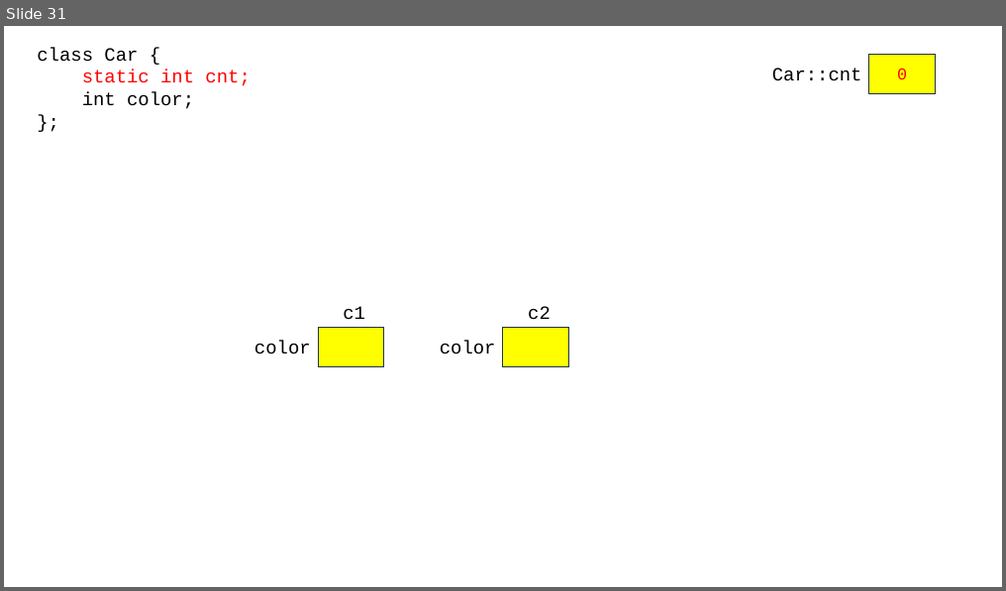
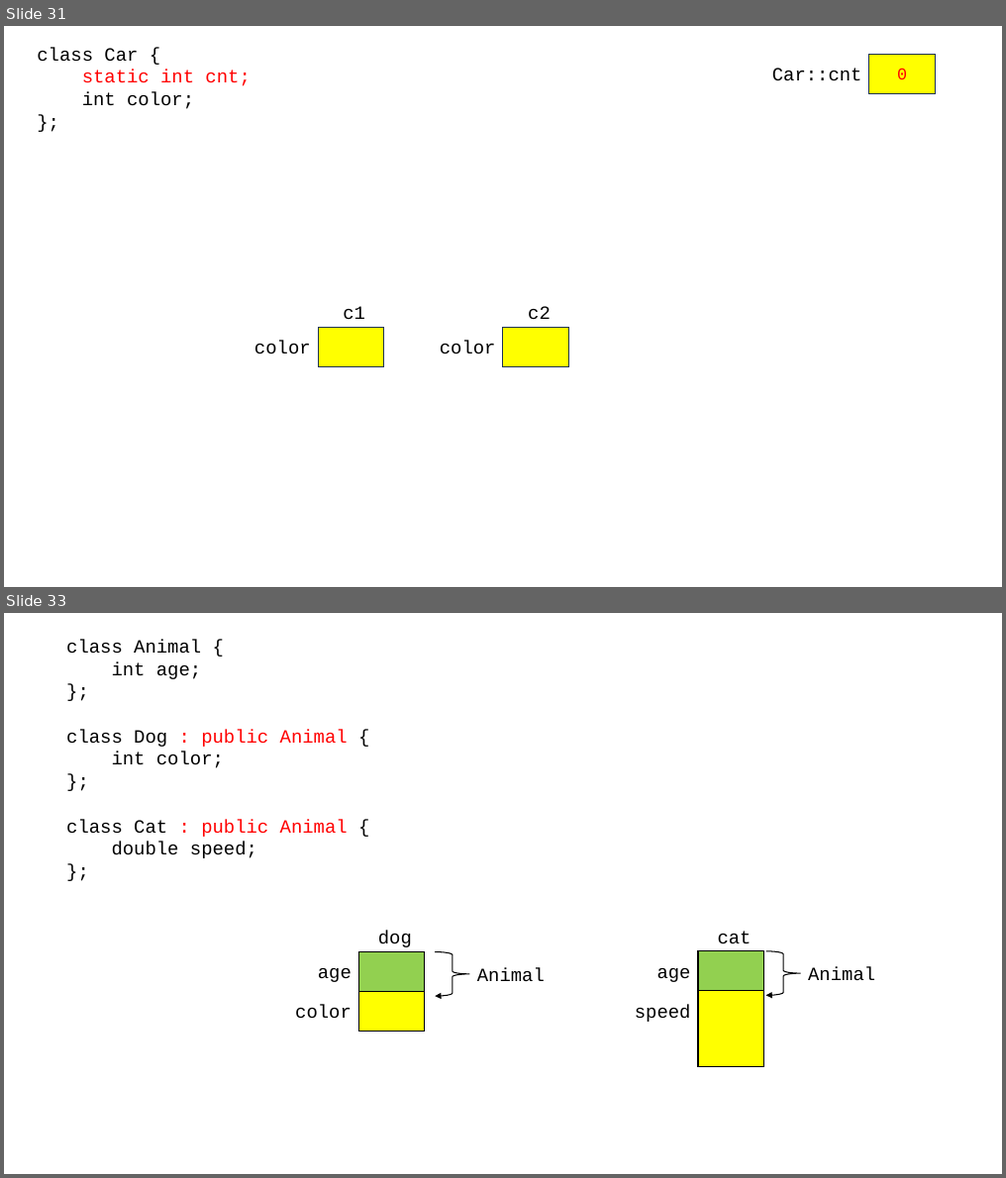
Before and after one commit to rlaxodnd98/SWIP77, a slide deck: cpp_230824.pptx. Shown one above the other, each under a label of ours: slide 31 before the commit, slides 31 and 33 after it; the slides between them are not shown. The pictures are 1006x591 and 1006x1178 pixels, drawn with LibreOffice and Linux fonts; fonts in the diff are those of the drawing. Boxes give left, top, right and bottom in pixels: in the first picture for what was removed or moved away, otherwise in the second. Text is boxed around its words. In the diff, an @@ line names an element or a change of style, - is before the commit and + after.

```diff
--- a/cpp_230824.pptx
+++ b/cpp_230824.pptx
@@ slide 33 added at box(4, 613, 1002, 1174), background #FFFFFF @@
@@ text added at box(66, 640, 348, 859), 18 pt, text #000000 @@
+class Animal {
+int age;
+};
+class Dog : public Animal {
+int color;
+};
+class Cat : public Animal {
+double speed;
+};
@@ text added at box(378, 931, 412, 948), 18 pt, text #000000 @@
+dog
@@ text added at box(718, 931, 751, 945), 18 pt, text #000000 @@
+cat
@@ text added at box(318, 968, 351, 982), 18 pt, text #000000 @@
+age
@@ rectangle added at box(358, 953, 425, 992), fill #92D050, outline #000000 1 pt @@
@@ left brace added at box(436, 953, 469, 996), outline #000000 1 pt @@
@@ text added at box(477, 967, 545, 981), 18 pt, text #000000 @@
+Animal
@@ text added at box(657, 968, 691, 982), 18 pt, text #000000 @@
+age
@@ rectangle added at box(698, 952, 764, 991), fill #92D050, outline #000000 1 pt @@
@@ left brace added at box(766, 952, 801, 995), outline #000000 1 pt @@
@@ text added at box(808, 967, 875, 980), 18 pt, text #000000 @@
+Animal
@@ rectangle added at box(358, 992, 425, 1032), fill #FFFF00, outline #000000 1 pt @@
@@ rectangle added at box(698, 991, 764, 1067), fill #FFFF00, outline #000000 1 pt @@
@@ text added at box(295, 1005, 351, 1019), 18 pt, text #000000 @@
+color
@@ text added at box(635, 1005, 691, 1022), 18 pt, text #000000 @@
+speed
```
Also in this commit, not shown: 1 other slide added, 1 other file.
